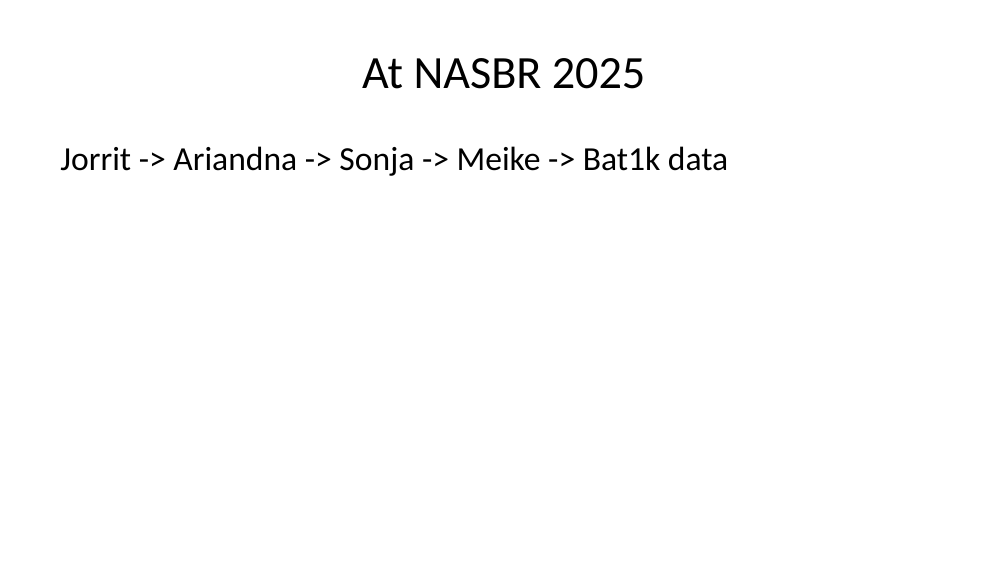
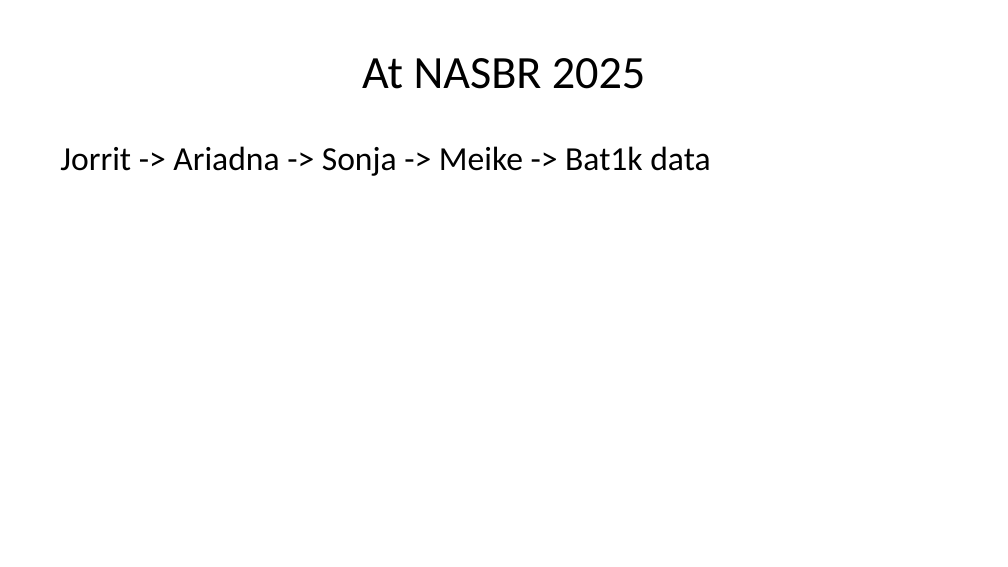
Before and after one commit to jhpoelen/bat1k-talk-2024-10-27, a slide deck: slide 4 of slides.pptx. Drawn at 1008x567 pixels with LibreOffice and Linux fonts; fonts in the diff are those of the drawing. Boxes give left, top, right and bottom in pixels: in the first picture for what was removed or moved away, otherwise in the second. Text is boxed around its words. In the diff, an @@ line names an element or a change of style, - is before the commit and + after.

```diff
--- a/slides.pptx
+++ b/slides.pptx
@@ text at box(60, 146, 710, 176): text changed @@
-Jorrit -> Ariandna -> Sonja -> Meike -> Bat1k data
+Jorrit -> Ariadna -> Sonja -> Meike -> Bat1k data
```
Also in this commit, not shown: 2 other slides changed, 1 slide added, 3 other files.
